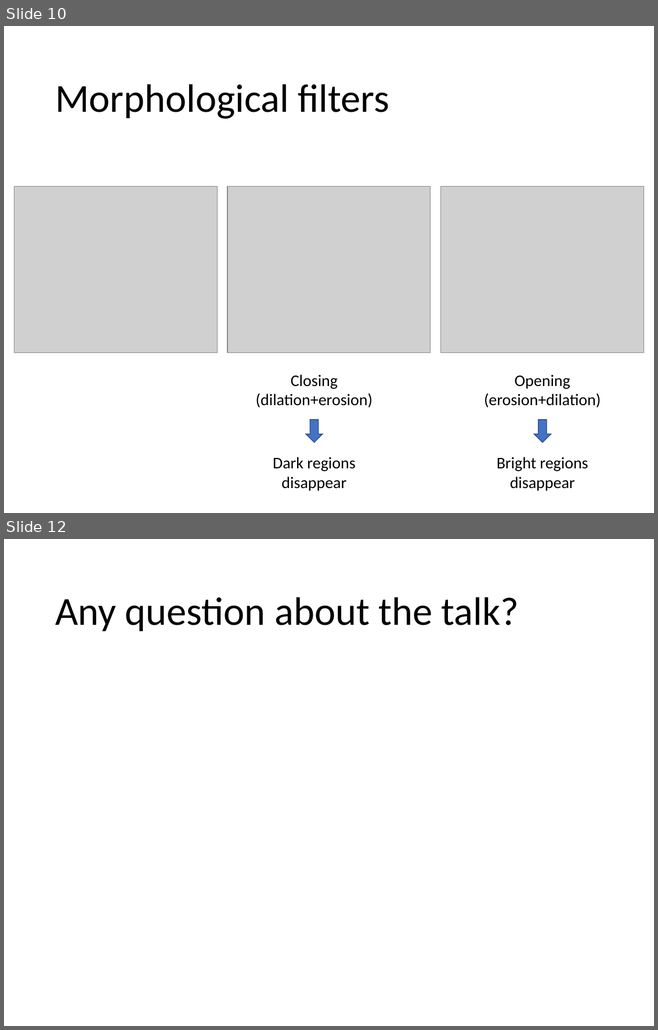
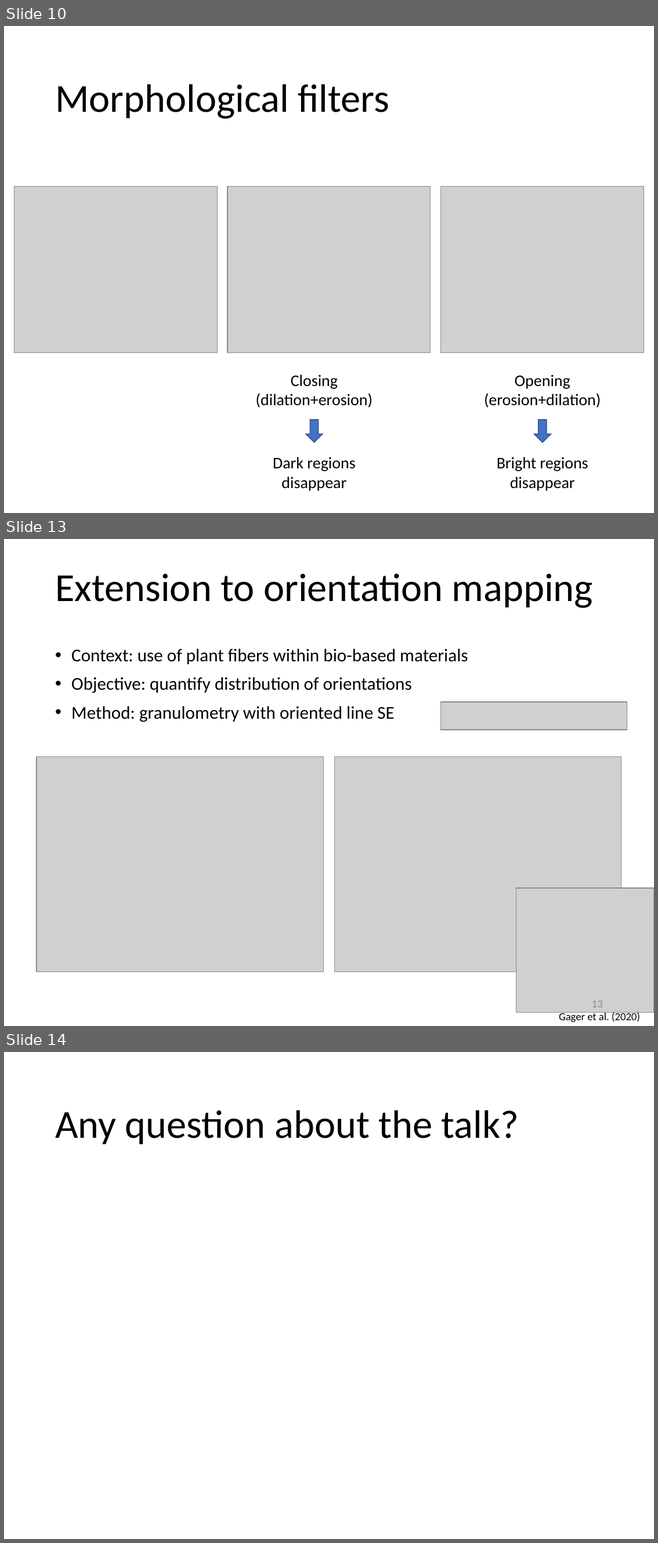
Before and after one commit to dlegland/image-analysis-practical-2023, a slide deck: practical/manual/ImageAnalysis-practical.pptx. Shown one above the other, each under a label of ours: slides 10 and 12 before the commit, slides 10, 13 and 14 after it; the slides between them are not shown. The pictures are 658x1030 and 658x1543 pixels, drawn with LibreOffice and Linux fonts; fonts in the diff are those of the drawing; grey boxes stand for pictures. Boxes give left, top, right and bottom in pixels: in the first picture for what was removed or moved away, otherwise in the second. Text is boxed around its words. In the diff, an @@ line names an element or a change of style, - is before the commit and + after.

```diff
--- a/practical/manual/ImageAnalysis-practical.pptx
+++ b/practical/manual/ImageAnalysis-practical.pptx
@@ slide 13 added at <box>4,539,654,1026</box>, background #FFFFFF @@
@@ title added at <box>55,573,593,608</box>, 44 pt, text #000000 @@
+Extension to orientation mapping
@@ text added at <box>71,649,467,722</box>, 20 pt, text #000000 @@
+• Context: use of plant fibers within bio-based materials
+• Objective: quantify distribution of orientations
+• Method: granulometry with oriented line SE
@@ picture added at <box>441,702,626,730</box> @@
@@ picture added at <box>36,756,324,972</box> @@
@@ picture added at <box>334,756,621,972</box> @@
@@ picture added at <box>516,889,654,1013</box> @@
@@ page number added at <box>592,1001,603,1008</box>, 12 pt, text #8C8C8C @@
+13
@@ text added at <box>558,1012,640,1023</box>, 12 pt, text #000000 @@
+Gager et al. (2020)
@@ what was slide 12 is now slide 14 @@
```
Also in this commit, not shown: 5 slides changed, 3 other slides added.
